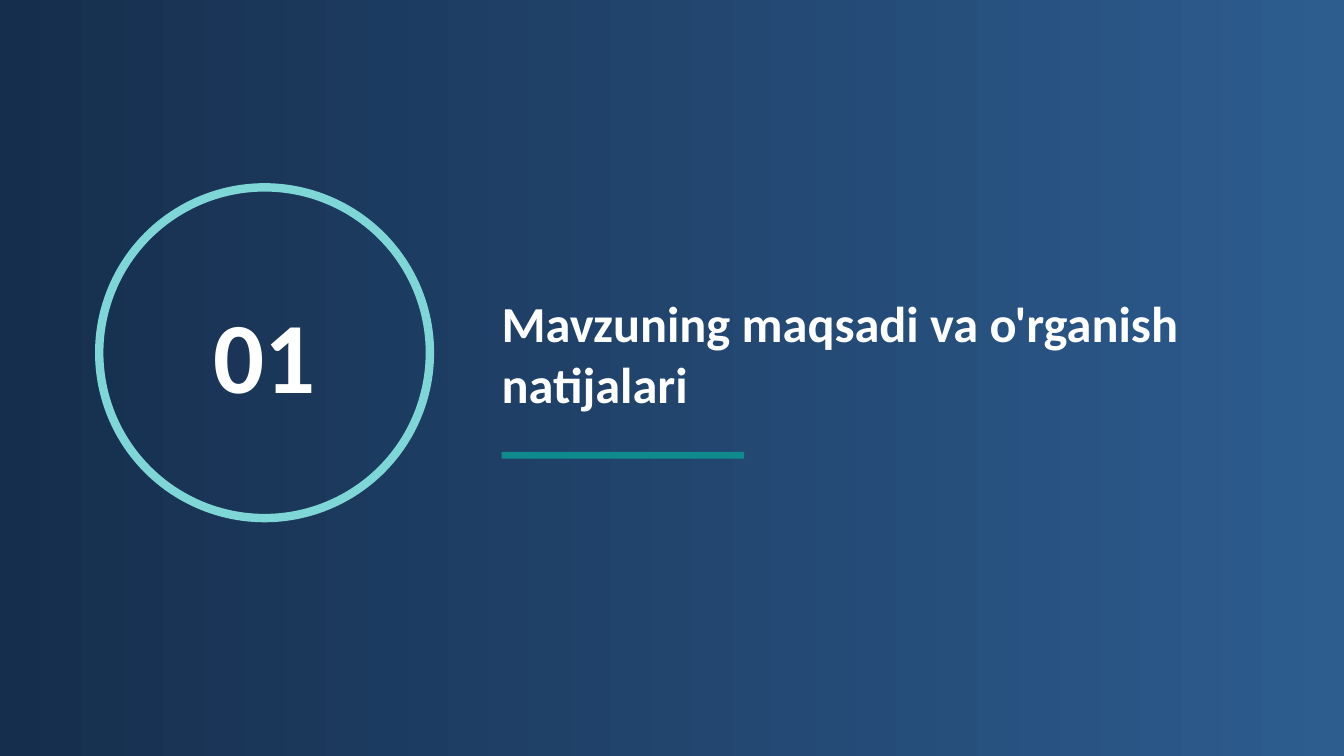
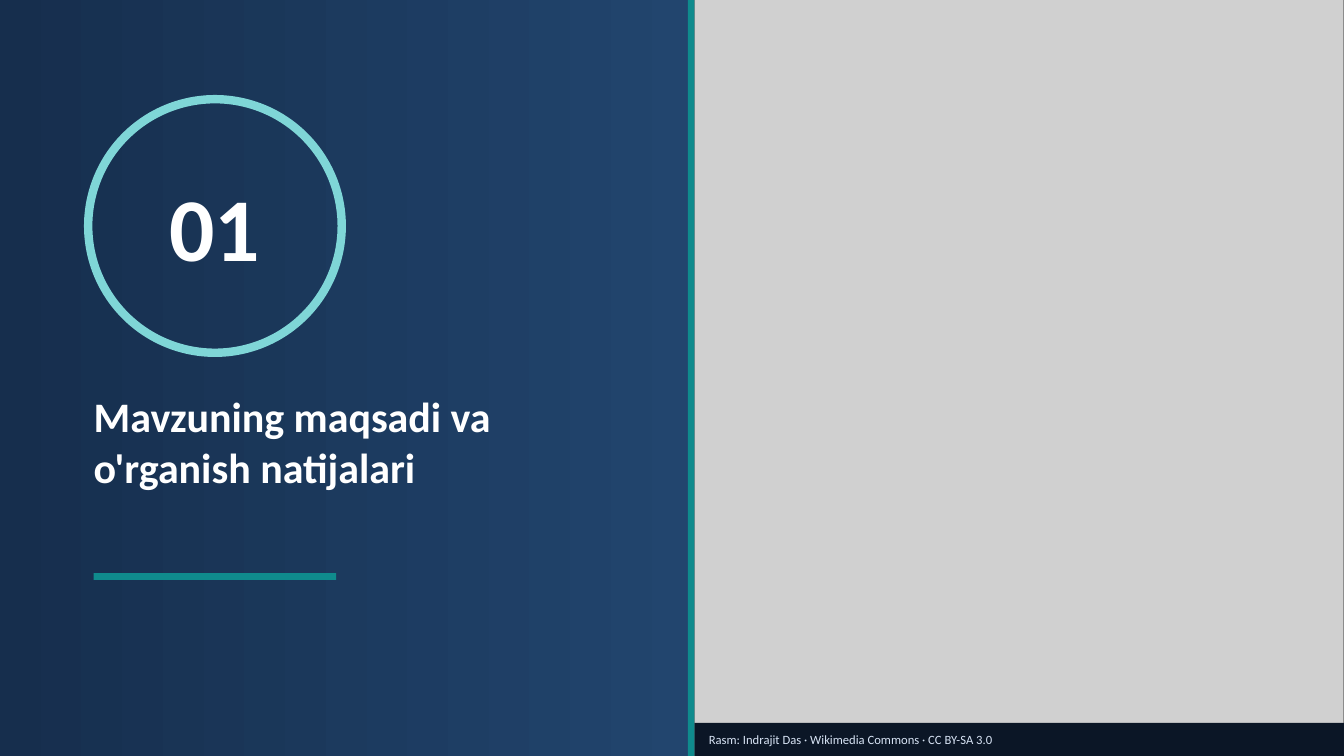
Before and after one commit to sayka7/ktm_labs, a slide deck: slide 3 of slaydlar/A1.pptx. Drawn at 1344x756 pixels with LibreOffice and Linux fonts; fonts in the diff are those of the drawing; grey boxes stand for pictures. Boxes give left, top, right and bottom in pixels: in the first picture for what was removed or moved away, otherwise in the second. Text is boxed around its words. In the diff, an @@ line names an element or a change of style, - is before the commit and + after.

```diff
--- a/slaydlar/A1.pptx
+++ b/slaydlar/A1.pptx
@@ rectangle: place and size @@
-rectangle at (502,452,745,459)
+rectangle at (688,0,695,756)
@@ picture added at (695,0,1344,756) @@
@@ text "01": place and size @@
-text "01" at (213,327,315,394)
+text "01" at (170,202,261,262)
@@ text "01" at (170,202,261,262): size 72 to 64 pt @@
@@ ellipse: place and size @@
-ellipse at (99,188,430,518)
+ellipse at (88,99,342,353)
@@ text "Mavzuning maqsadi va o'rganish natijalari": place and size @@
-text "Mavzuning maqsadi va o'rganish natijalari" at (502,306,1178,412)
+text "Mavzuning maqsadi va o'rganish natijalari" at (94,402,491,490)
@@ text "Mavzuning maqsadi va o'rganish natijalari" at (94,402,491,490): size 36 to 30 pt; vertical alignment middle to top @@
@@ rectangle added at (94,574,337,581), fill #0F8B8D @@
@@ rectangle added at (695,723,1344,756), fill #0B1626 @@
@@ text added at (709,735,992,746), 9 pt, text #D7E3F4 @@
+Rasm: Indrajit Das · Wikimedia Commons · CC BY-SA 3.0
```
Also in this commit, not shown: 6 other slides changed, 3 slides added, 15 slides removed, 21 other files.
